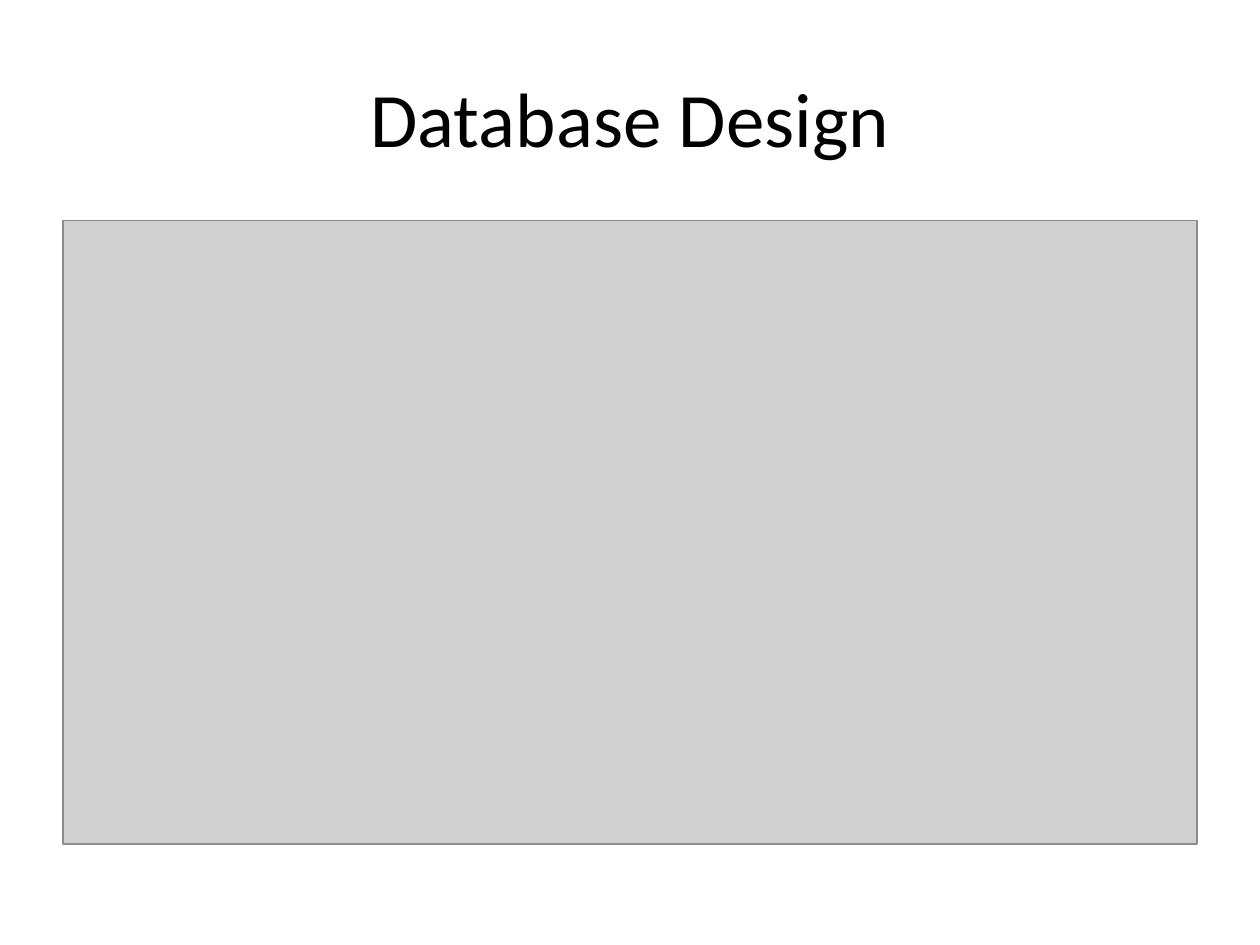
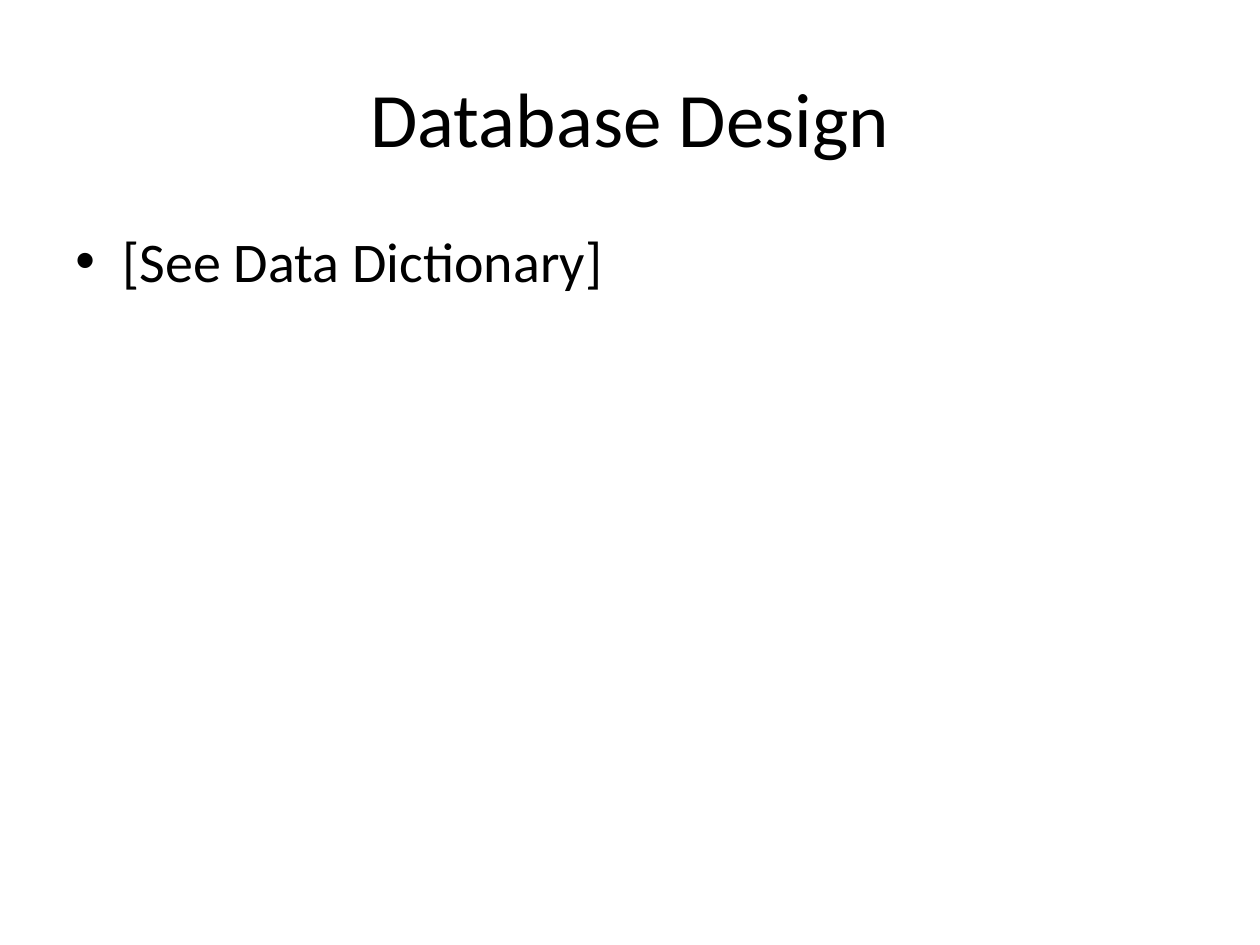
Before and after one commit to aajackson/Creepers, a slide deck: slide 6 of Documentation/MyFavs Presentation.ppt. Drawn at 1260x945 pixels with LibreOffice and Linux fonts; fonts in the diff are those of the drawing; grey boxes stand for pictures. Boxes give left, top, right and bottom in pixels: in the first picture for what was removed or moved away, otherwise in the second. Text is boxed around its words. In the diff, an @@ line names an element or a change of style, - is before the commit and + after.

Commit message:
small changes to ppt

```diff
--- a/Documentation/MyFavs Presentation.ppt
+++ b/Documentation/MyFavs Presentation.ppt
@@ picture removed at bbox=[63, 220, 1197, 844] @@
@@ text added at bbox=[123, 241, 602, 291], 32 pt, text #000000 @@
+• [See Data Dictionary]
```
Also in this commit, not shown: 7 other slides changed, 2 slides added, 2 slides removed.
